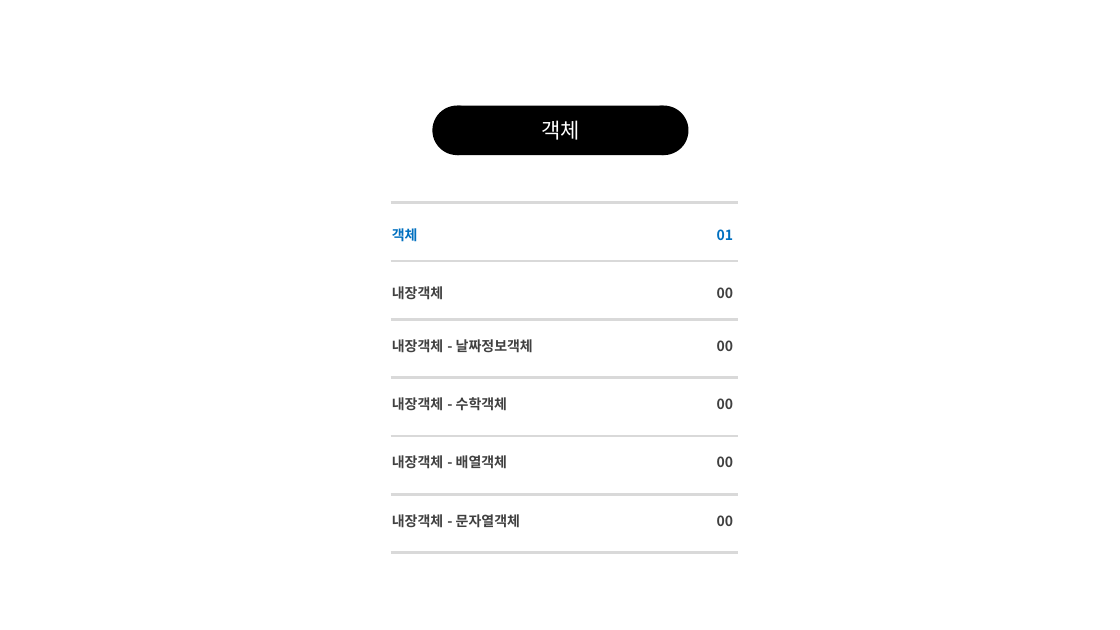
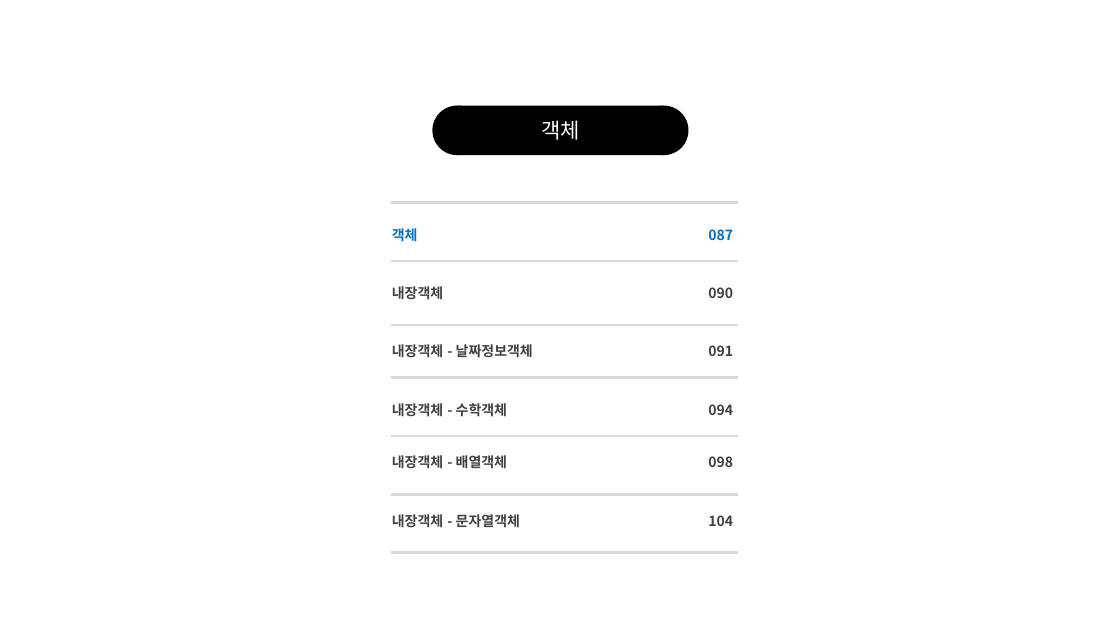
Before and after one commit to kimnafla11/JavaScript, a slide deck: slide 2 of 4/9월16일.pptx. Drawn at 1120x630 pixels with LibreOffice and Linux fonts; fonts in the diff are those of the drawing. Boxes give left, top, right and bottom in pixels: in the first picture for what was removed or moved away, otherwise in the second. Text is boxed around its words. In the diff, an @@ line names an element or a change of style, - is before the commit and + after.

```diff
--- a/4/9월16일.pptx
+++ b/4/9월16일.pptx
@@ text at (708, 229, 733, 241): text changed @@
-01
+087
@@ text at (708, 287, 733, 298): text changed @@
-00
+090
@@ 2 texts, 1 line: place and size @@
-2 texts, 1 line at (391, 319, 738, 411)
+2 texts, 1 line at (391, 325, 738, 417)
@@ text at (708, 345, 733, 356): text changed @@
-00
+091
@@ text at (708, 404, 733, 415): text changed @@
-00
+094
@@ text at (708, 456, 733, 467): text changed @@
-00
+098
@@ text at (708, 515, 733, 526): text changed @@
-00
+104
```
Also in this commit, not shown: 4 other slides changed, 2 slides added, 5 other files.
